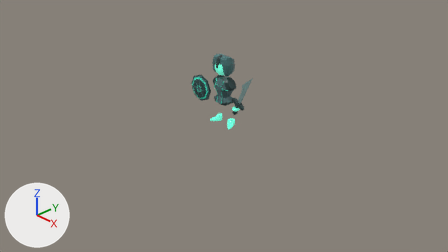
One commit to the Blender file Models/ice_rig3.blend: the scene before it, then after it.
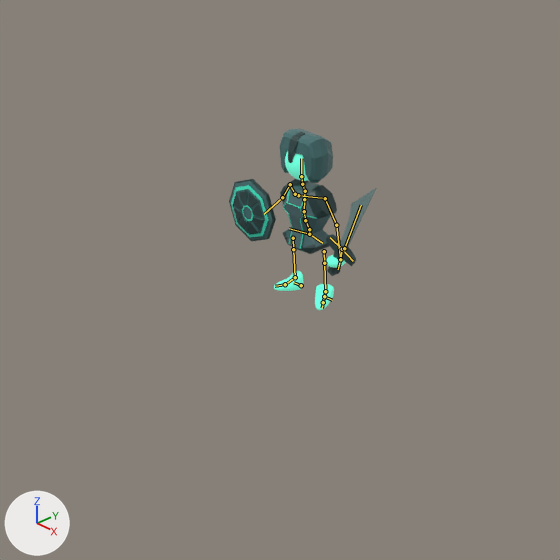
Old and new are each drawn from the file's camera 'Camera' and again close up on the part from 21% to 74% of the width and 0% to 93% of the height. Lighting does not change. The marker at lower left points along +X, +Y and +Z. The bones that bend it are drawn over the model as lines in the close-ups.

Names of what the first close-up shows: 'body', 'feet', 'hand2', 'head', 'helmet', 'shield', 'sword'.
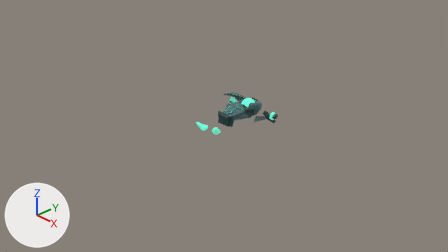
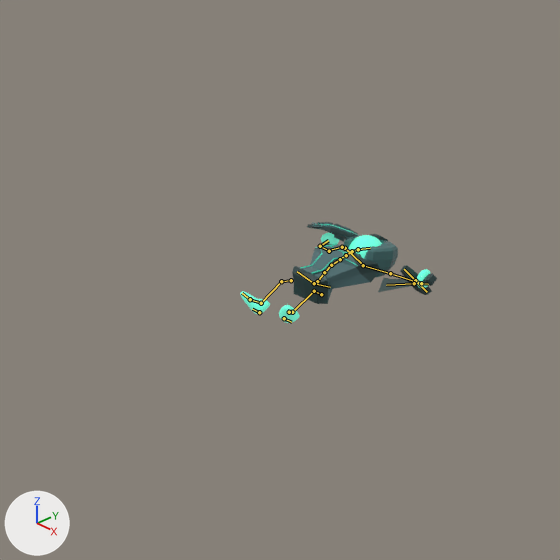
The newer file adds an action. The first version stands in its rest pose; the second is drawn at frame 30 of the action 'EvenBetterHit'.

The edits, one by one:
Bone 'spine' (bone_spine) moves from (0.0, 0.0, 0.0) to (0.0, -0.447, 0.111).
Bone 'spine' (bone_spine) turns from (0, 0, 0) to (-80, 0, 0) degrees about its own x, y and z.
Bone 'spine.001' (bone_spine_001) turns from (0, 0, 0) to (6, 0, 0) degrees about its own x, y and z.
Bone 'spine.004' (bone_spine_004) turns from (0, 0, 0) to (-28, 0, 0) degrees about its own x, y and z.
Bone 'upper_arm.L' (bone_upper_arm_l) turns from (0, 0, 0) to (-8, -28, 96) degrees about its own x, y and z.
Bone 'forearm.L' (bone_forearm_l) turns from (0, 0, 0) to (-48, -61, 32) degrees about its own x, y and z.
Bone 'upper_arm.R' (bone_upper_arm_r) turns from (0, 0, 0) to (-11, 27, -75) degrees about its own x, y and z.
Bone 'forearm.R' (bone_forearm_r) turns from (0, 0, 0) to (-21, 4, -41) degrees about its own x, y and z.
Bone 'thigh.L' (bone_thigh_l) turns from (0, 0, 0) to (-49, 0, 0) degrees about its own x, y and z.
Bone 'shin.L' (bone_shin_l) turns from (0, 0, 0) to (61, 0, 0) degrees about its own x, y and z.
Bone 'thigh.R' (bone_thigh_r) turns from (0, 0, 0) to (-27, 0, 0) degrees about its own x, y and z.
Bone 'shin.R' (bone_shin_r) turns from (0, 0, 0) to (41, 0, 0) degrees about its own x, y and z.

Pixel boxes [x1, y1, x2, y2] of what changed, in the close-ups (560 x 560 px):
'body', posed (53% wider, 17% shorter)
    before: [280, 179, 337, 254]
    after: [292, 242, 380, 304]
'helmet', posed (20% shorter)
    before: [280, 129, 333, 183]
    after: [343, 234, 398, 277]
'shield', posed
    before: [229, 179, 276, 241]
    after: [307, 222, 359, 242]
'sword', posed (18% wider, 65% shorter)
    before: [326, 188, 376, 276]
    after: [378, 265, 437, 295]
'feet', posed (18% shorter)
    before: [274, 271, 334, 310]
    after: [240, 291, 300, 323]
'head', posed
    before: [285, 151, 308, 181]
    after: [349, 235, 382, 258]
'hand2', posed (29% narrower, 43% taller)
    before: [326, 255, 346, 268]
    after: [417, 269, 431, 288]
'hand1', posed (not visible before)
    after: [321, 233, 339, 244]
bone 'spine', root to tip
    before: (309, 229) to (305, 220)
    after: (317, 281) to (324, 272)
bone 'spine.001', root to tip
    before: (305, 220) to (304, 211)
    after: (324, 272) to (331, 265)
bone 'spine.004', root to tip
    before: (305, 191) to (302, 184)
    after: (346, 255) to (352, 251)
bone 'upper_arm.L', root to tip
    before: (325, 198) to (336, 225)
    after: (363, 265) to (390, 273)
bone 'forearm.L', root to tip
    before: (336, 225) to (340, 259)
    after: (390, 273) to (421, 283)
bone 'upper_arm.R', root to tip
    before: (290, 184) to (282, 197)
    after: (329, 251) to (320, 246)
bone 'forearm.R', root to tip
    before: (282, 197) to (264, 214)
    after: (320, 246) to (328, 240)
bone 'thigh.L', root to tip
    before: (324, 251) to (324, 263)
    after: (321, 294) to (314, 291)
bone 'shin.L', root to tip
    before: (324, 263) to (325, 291)
    after: (314, 291) to (292, 312)
bone 'thigh.R', root to tip
    before: (293, 238) to (293, 249)
    after: (291, 280) to (281, 281)
bone 'shin.R', root to tip
    before: (293, 249) to (295, 277)
    after: (281, 281) to (261, 303)
